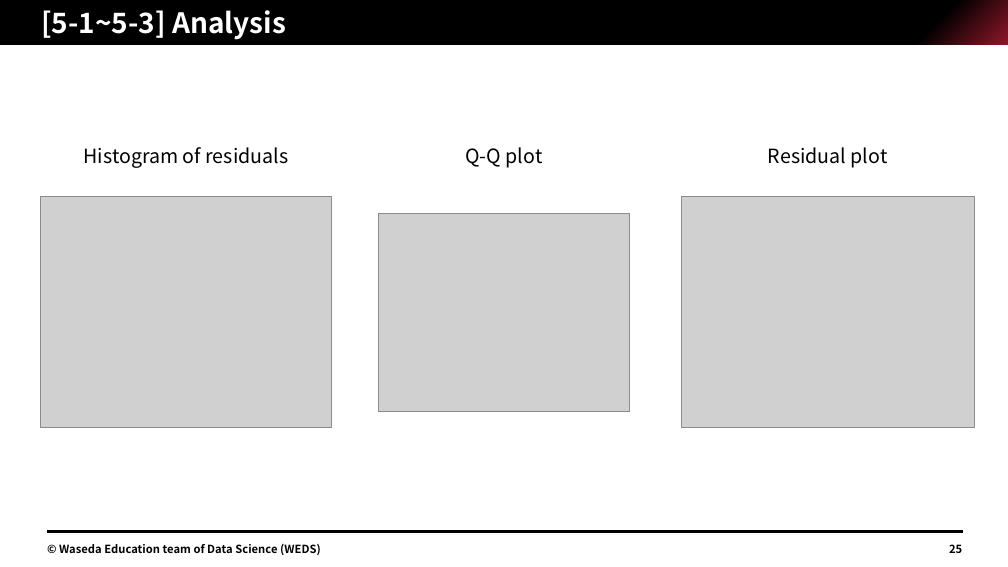
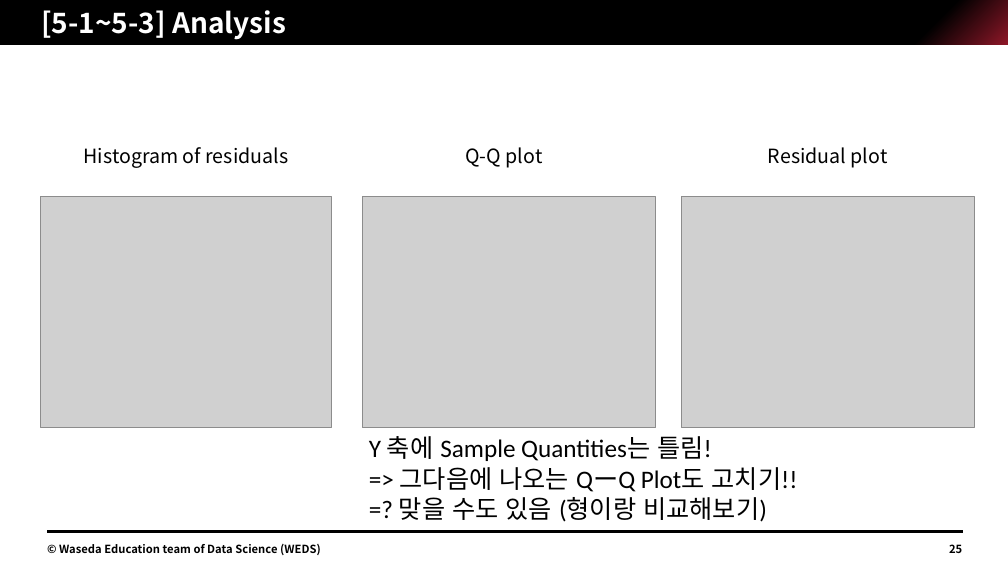
Before and after one commit to Jimin-Park0901/Data-Science, a slide deck: slide 25 of Store_Sale/assignment/1W22CF16.pptx. Drawn at 1008x567 pixels with LibreOffice and Linux fonts; fonts in the diff are those of the drawing; grey boxes stand for pictures. Boxes give left, top, right and bottom in pixels: in the first picture for what was removed or moved away, otherwise in the second. Text is boxed around its words. In the diff, an @@ line names an element or a change of style, - is before the commit and + after.

```diff
--- a/Store_Sale/assignment/1W22CF16.pptx
+++ b/Store_Sale/assignment/1W22CF16.pptx
@@ picture: place and size @@
-picture at <box>378,213,630,411</box>
+picture at <box>363,197,656,427</box>
@@ text added at <box>369,436,798,522</box>, 18 pt, text #000000 @@
+Y 축에 Sample Quantities는 틀림!
+=> 그다음에 나오는 QーQ Plot도 고치기!!
+=? 맞을 수도 있음 (형이랑 비교해보기)
```
Also in this commit, not shown: 5 other slides changed, 1 other file.
